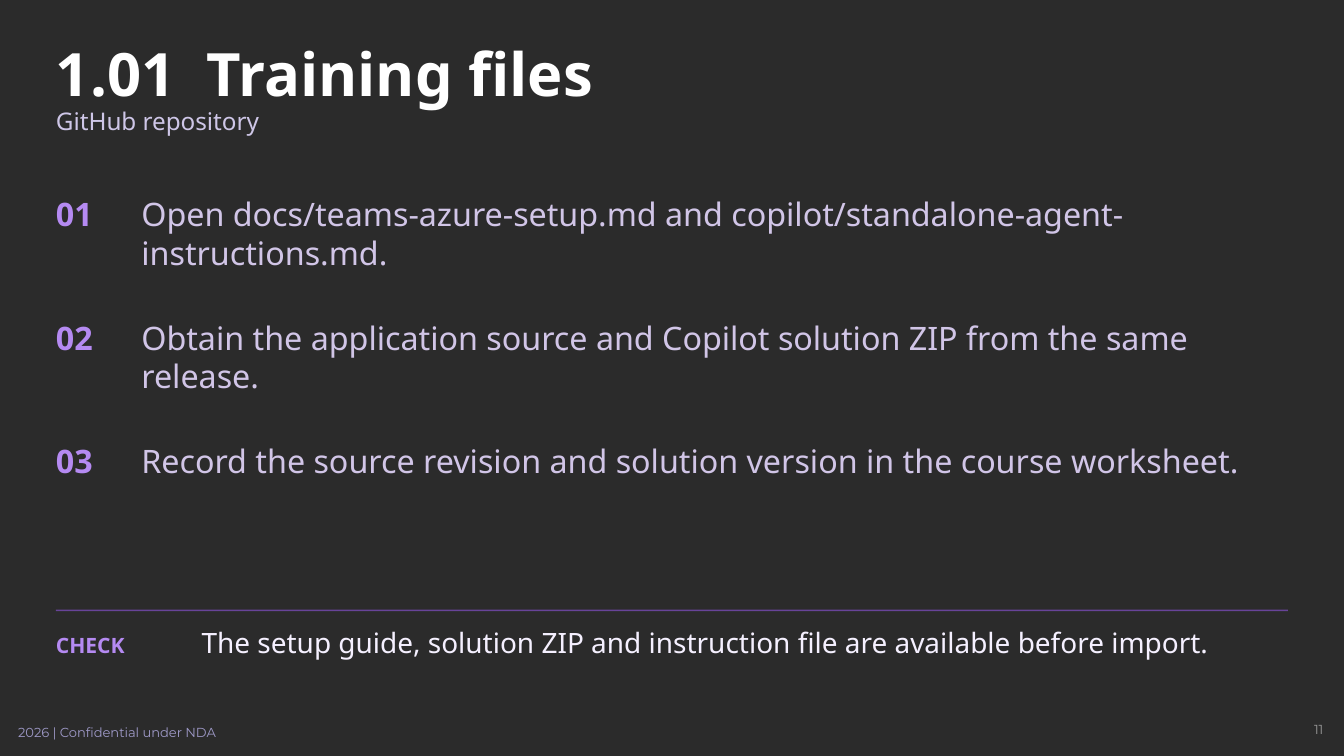
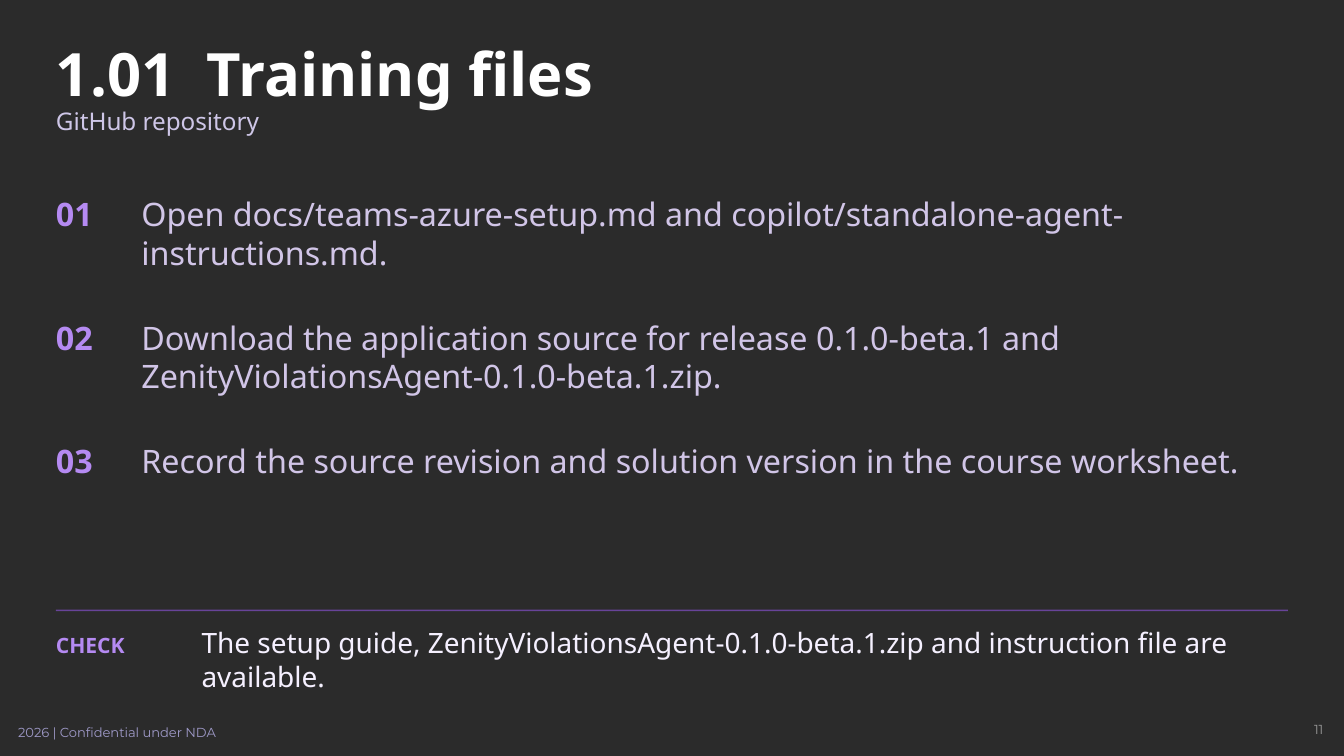
Before and after one commit to johnt-zenity/zenity-remediation-assistant, a slide deck: slide 11 of docs/training/zenity-teams-training.pptx. Drawn at 1344x756 pixels with LibreOffice and Linux fonts; fonts in the diff are those of the drawing; background and template pictures are left out; a plain dark background stands for a picture behind light text. Boxes give left, top, right and bottom in pixels: in the first picture for what was removed or moved away, otherwise in the second. Text is boxed around its words. In the diff, an @@ line names an element or a change of style, - is before the commit and + after.

Commit message:
Add runnable injection training and fix course gaps (#2)

```diff
--- a/docs/training/zenity-teams-training.pptx
+++ b/docs/training/zenity-teams-training.pptx
@@ text at [141, 325, 1060, 396]: text changed @@
-Obtain the application source and Copilot solution ZIP from the same release.
+Download the application source for release 0.1.0-beta.1 and ZenityViolationsAgent-0.1.0-beta.1.zip.
@@ text at [202, 631, 1227, 688]: text changed @@
-The setup guide, solution ZIP and instruction file are available before import.
+The setup guide, ZenityViolationsAgent-0.1.0-beta.1.zip and instruction file are available.
```
Also in this commit, not shown: 10 other slides changed, 2 slides added, 16 other files.
